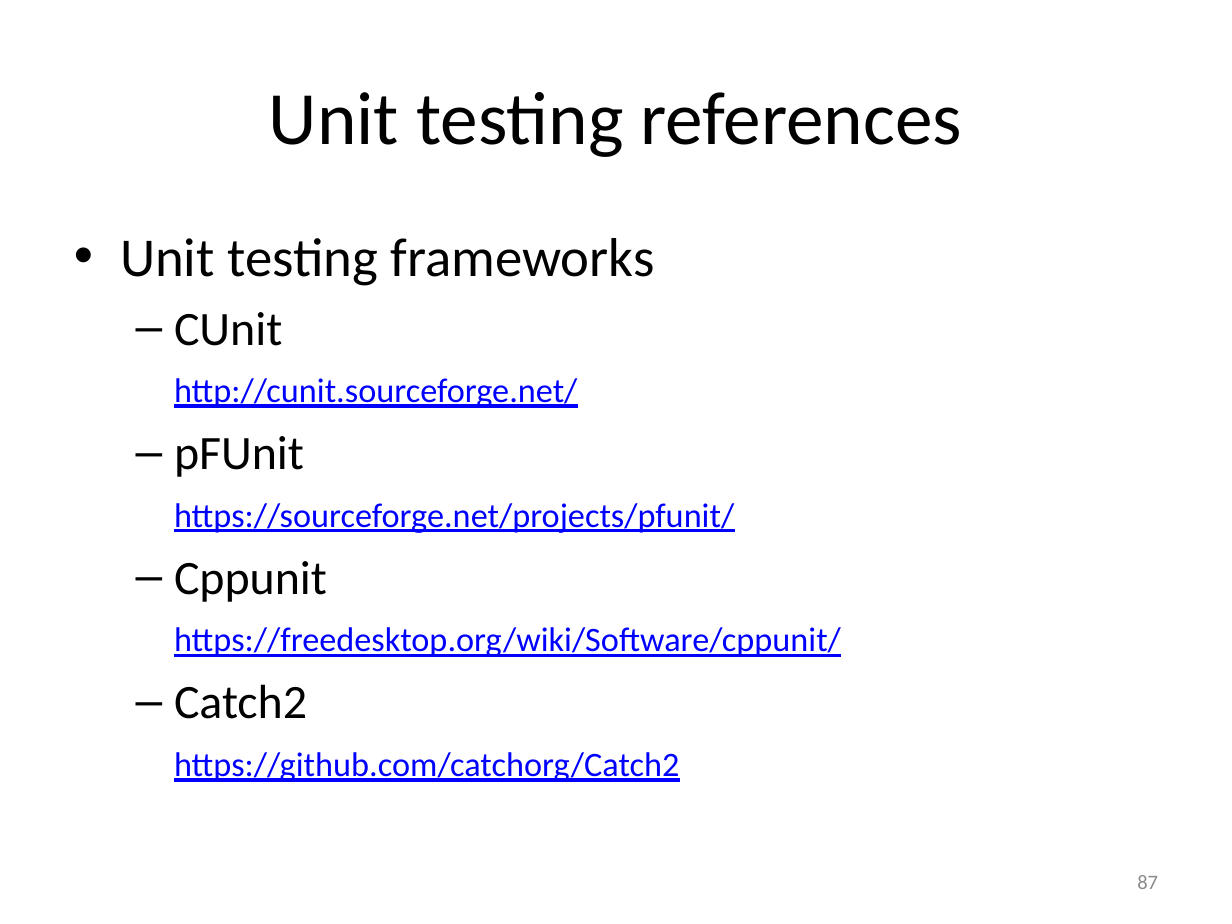
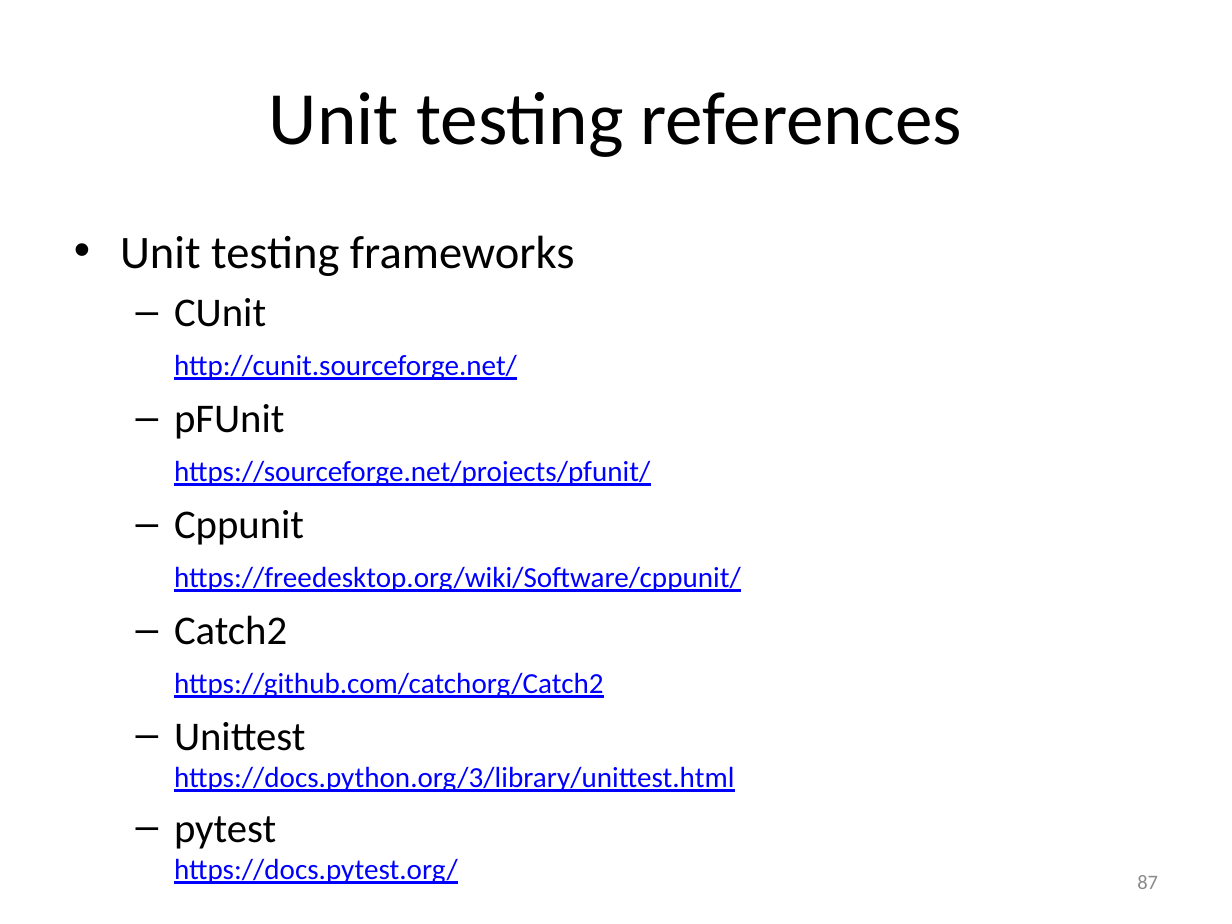
Before and after one commit to gjbex/Defensive_programming_and_debugging, a slide deck: slide 87 of debugging.pptx. Drawn at 1232x924 pixels with LibreOffice and Linux fonts; fonts in the diff are those of the drawing. Boxes give left, top, right and bottom in pixels: in the first picture for what was removed or moved away, otherwise in the second. Text is boxed around its words. In the diff, an @@ line names an element or a change of style, - is before the commit and + after.

Commit message:
Fix typos & update versions

```diff
--- a/debugging.pptx
+++ b/debugging.pptx
@@ text at [120, 235, 741, 698]: size 32 to 27.2 pt in "Unit testing frameworks"; size 28 to 23.8 pt in "CUnit", "pFUnit", "Cppunit", "Catch2"; size 20 to 17 pt in "http://cunit.sourceforge.net/", "https://sourceforge.net/projects/pfunit/", "https://freedesktop.org/wiki/Software/cppunit/", "https://github.com/catchorg/Catch2" @@
@@ text at [174, 722, 734, 884]: paragraphs added @@
+  – Unittest
+    https://docs.python.org/3/library/unittest.html
+  – pytest
+    https://docs.pytest.org/
```
Also in this commit, not shown: 7 other slides changed.
